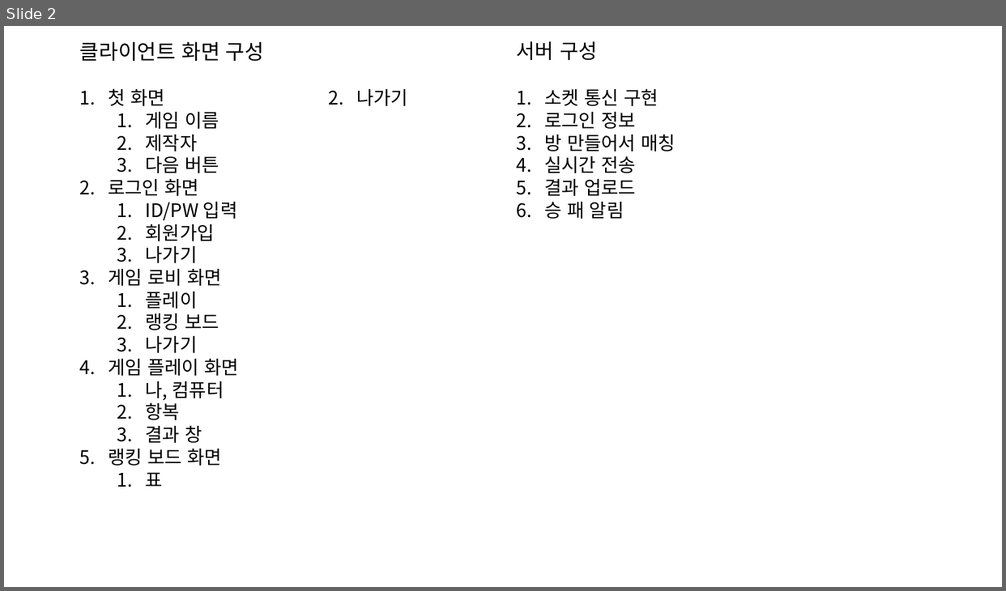
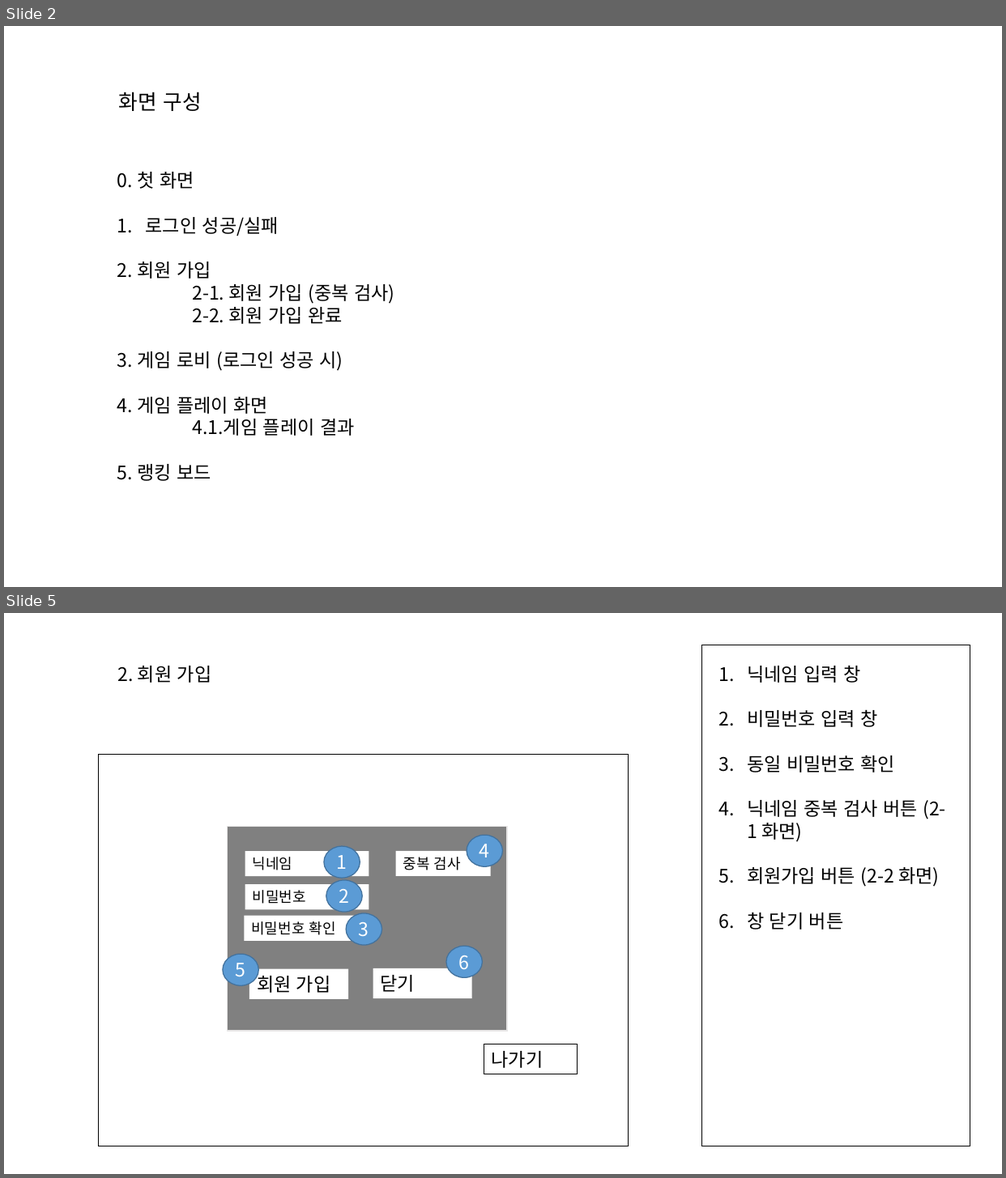
Before and after one commit to Hernameis/rockSissorsPaper_Online, a slide deck: StoryBoard.pptx. Shown one above the other, each under a label of ours: slide 2 before the commit, slides 2 and 5 after it; the slides between them are not shown. The pictures are 1006x591 and 1006x1178 pixels, drawn with LibreOffice and Linux fonts; fonts in the diff are those of the drawing. Boxes give left, top, right and bottom in pixels: in the first picture for what was removed or moved away, otherwise in the second. Text is boxed around its words. In the diff, an @@ line names an element or a change of style, - is before the commit and + after.

```diff
--- a/StoryBoard.pptx
+++ b/StoryBoard.pptx
@@ slide 5 added at (x1=4, y1=613, x2=1002, y2=1174), background #FFFFFF @@
@@ rectangle added at (x1=702, y1=645, x2=970, y2=1146), outline #000000 0.75 pt @@
@@ text added at (x1=118, y1=666, x2=212, y2=683), 18 pt, text #000000 @@
+2. 회원 가입
@@ text added at (x1=747, y1=665, x2=946, y2=930), 18 pt, text #000000 @@
+1. 닉네임 입력 창
+2. 비밀번호 입력 창
+3. 동일 비밀번호 확인
+4. 닉네임 중복 검사 버튼 (2-1 화면)
+5. 회원가입 버튼 (2-2 화면)
+6. 창 닫기 버튼
@@ rectangle added at (x1=98, y1=755, x2=629, y2=1146), fill #FFFFFF, outline #000000 0.75 pt @@
@@ rectangle added at (x1=227, y1=827, x2=507, y2=1032), fill #808080, outline #E7E6E6 1 pt @@
@@ rectangle added at (x1=245, y1=851, x2=368, y2=876), fill #FFFFFF, 14 pt, text #000000 @@
+닉네임
@@ ellipse added at (x1=324, y1=846, x2=360, y2=878), fill #5B9BD5, outline #43739E 1 pt, 18 pt, text #FFFFFF @@
+1
@@ rectangle added at (x1=396, y1=851, x2=491, y2=876), fill #FFFFFF, 14 pt, text #000000 @@
+중복 검사
@@ ellipse added at (x1=467, y1=835, x2=503, y2=867), fill #5B9BD5, outline #43739E 1 pt, 18 pt, text #FFFFFF @@
+4
@@ rectangle added at (x1=245, y1=884, x2=368, y2=910), fill #FFFFFF, 14 pt, text #000000 @@
+비밀번호
@@ ellipse added at (x1=326, y1=880, x2=363, y2=912), fill #5B9BD5, outline #43739E 1 pt, 18 pt, text #FFFFFF @@
+2
@@ rectangle added at (x1=245, y1=915, x2=369, y2=941), fill #FFFFFF, 14 pt, text #000000 @@
+비밀번호 확인
@@ ellipse added at (x1=346, y1=914, x2=382, y2=944), fill #5B9BD5, outline #43739E 1 pt, 18 pt, text #FFFFFF @@
+3
@@ ellipse added at (x1=446, y1=946, x2=483, y2=977), fill #5B9BD5, outline #43739E 1 pt, 18 pt, text #FFFFFF @@
+6
@@ ellipse added at (x1=223, y1=954, x2=258, y2=986), fill #5B9BD5, outline #43739E 1 pt, 18 pt, text #FFFFFF @@
+5
@@ rectangle added at (x1=249, y1=969, x2=348, y2=999), fill #FFFFFF, 18 pt, text #000000 @@
+회원 가입
@@ rectangle added at (x1=373, y1=969, x2=472, y2=999), fill #FFFFFF, 18 pt, text #000000 @@
+닫기
@@ rectangle added at (x1=484, y1=1044, x2=577, y2=1074), outline #000000 0.75 pt, 18 pt, text #000000 @@
+나가기
@@ slide 2 changed as well @@
@@ text removed at (x1=517, y1=41, x2=597, y2=60) @@
-서버 구성
@@ title at (x1=119, y1=92, x2=201, y2=111): text changed @@
-클라이언트 화면 구성
+화면 구성
@@ text removed at (x1=544, y1=89, x2=676, y2=219) @@
-1. 소켓 통신 구현
-2. 로그인 정보
-3. 방 만들어서 매칭
-4. 실시간 전송
-5. 결과 업로드
-6. 승 패 알림
@@ text "0. 첫 화면" at (x1=117, y1=171, x2=394, y2=481): columns 2 to 1 @@
@@ text at (x1=117, y1=171, x2=394, y2=481): text changed @@
-1. 첫 화면
-  1. 게임 이름
-  2. 제작자
-  3. 다음 버튼
-2. 로그인 화면
-  1. ID/PW 입력
-  2. 회원가입
-  3. 나가기
-3. 게임 로비 화면
-  1. 플레이
-  2. 랭킹 보드
-  3. 나가기
-4. 게임 플레이 화면
-  1. 나, 컴퓨터
-  2. 항복
-  3. 결과 창
-5. 랭킹 보드 화면
-  1. 표
-  2. 나가기
+  0. 첫 화면
+  1. 로그인 성공/실패
+  2. 회원 가입
+  2-1. 회원 가입 (중복 검사)
+  2-2. 회원 가입 완료
+  3. 게임 로비 (로그인 성공 시)
+  4. 게임 플레이 화면
+  4.1.게임 플레이 결과
+  5. 랭킹 보드
```
Also in this commit, not shown: 5 other slides changed, 4 other slides added, 8 slides removed, 20 other files.
